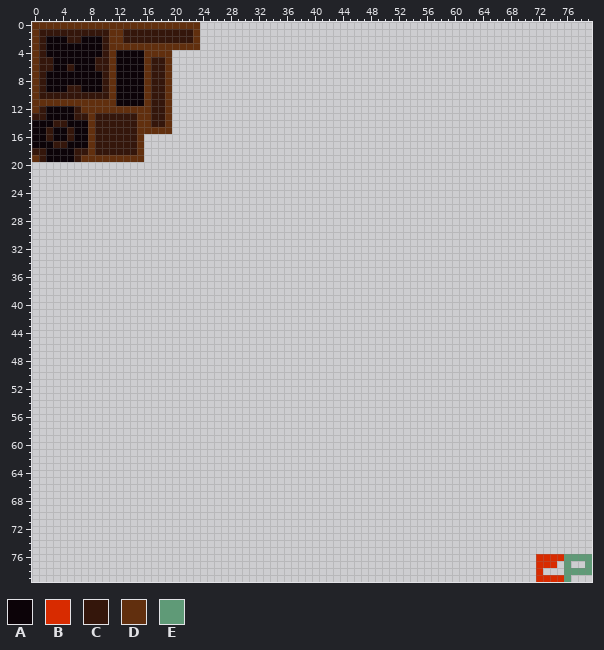
Two versions of one pixel-art file, content/sprites/tiles.ase. This is how it looked before the edit.
80x80 pixels, 1 frame.
Palette (. is transparent): A #0c0308  B #d82b00  C #34160b  D #612f0e  E #5f9a77
Pixels before (only the part around the change), first column x 60:
65 ................
66 ................
67 ................
68 ................
69 ................
70 ................
71 ................
72 ................
73 ................
74 ................
75 ................
76 ............BBBB
77 ............BBB.
78 ............B...
79 ............BBBB
The same view after the edit:
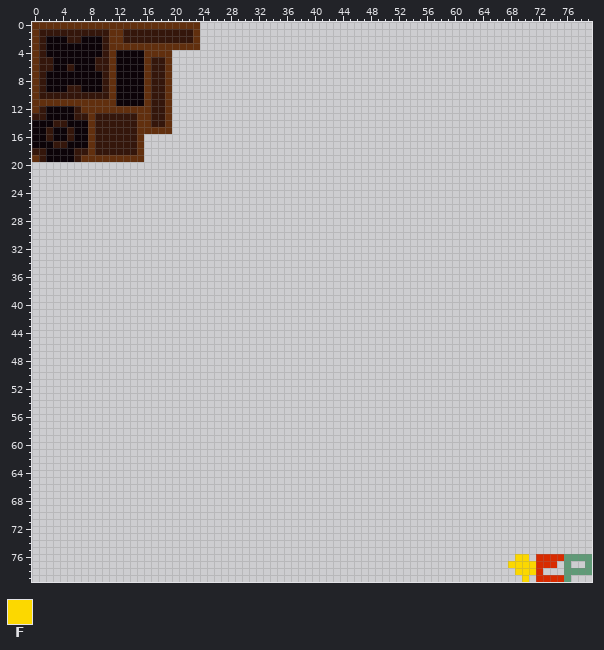
Colours new in this view: F #fcd800
What changed:
y 76: x 69..70 .. -> FF
y 77: x 68..71 .... -> FFFF
y 78: x 69..71 ... -> FFF
y 79: x 70 . -> F
